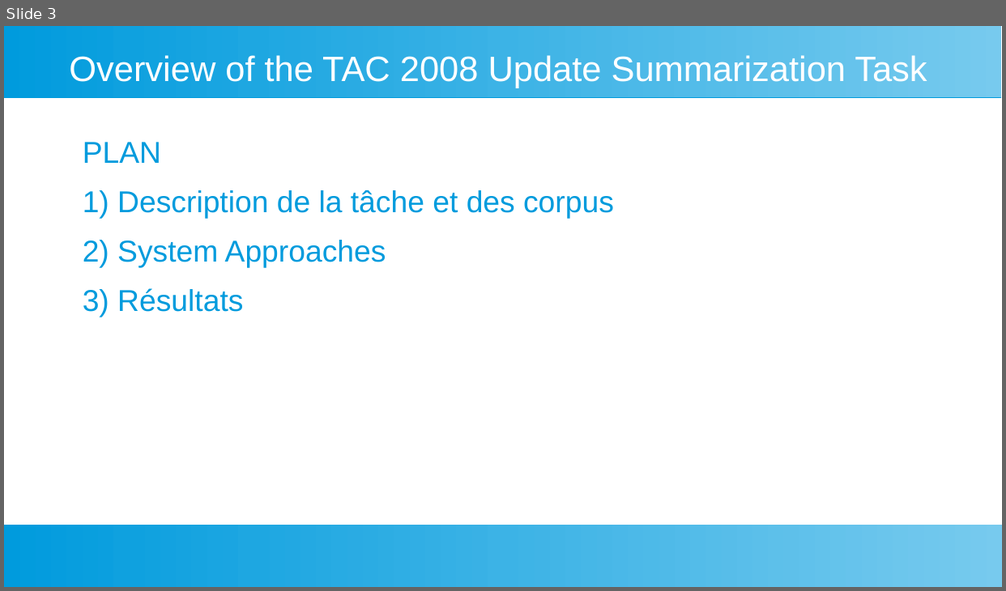
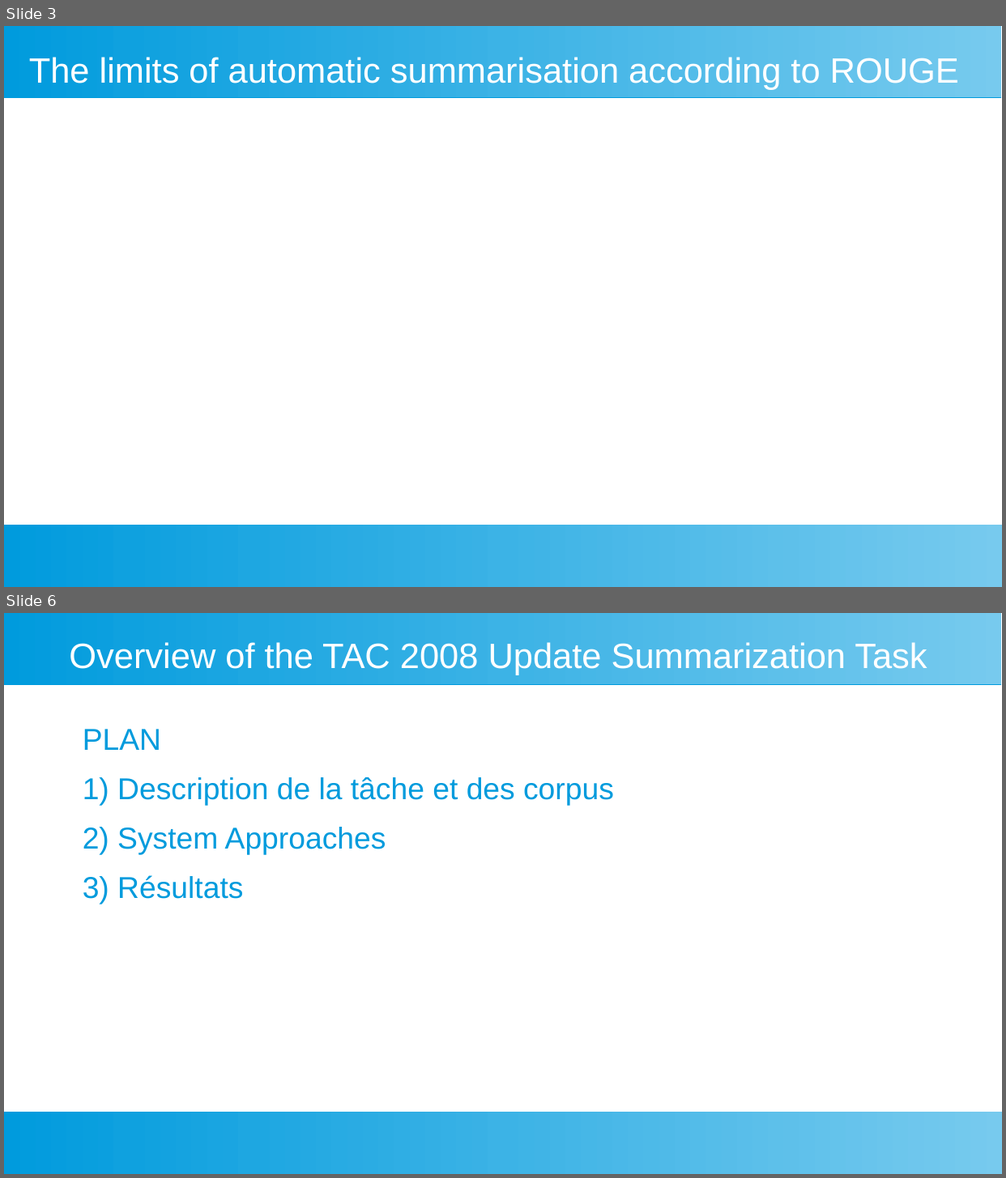
Before and after one commit to fannybachey/stage_2024, a slide deck: presentation/presentation_2.odp. Shown one above the other, each under a label of ours: slide 3 before the commit, slides 3 and 6 after it; the slides between them are not shown. The pictures are 1006x591 and 1006x1178 pixels, drawn with LibreOffice and Linux fonts; fonts in the diff are those of the drawing. Boxes give left, top, right and bottom in pixels: in the first picture for what was removed or moved away, otherwise in the second. Text is boxed around its words. In the diff, an @@ line names an element or a change of style, - is before the commit and + after.

```diff
--- a/presentation/presentation_2.odp
+++ b/presentation/presentation_2.odp
@@ slide 3 added at (x1=4, y1=26, x2=1002, y2=587), background #FFFFFF; not listed: 2 template elements that a slide beside it also shows @@
@@ title added at (x1=29, y1=57, x2=959, y2=90), 28 pt, text #FFFFFF @@
+The limits of automatic summarisation according to ROUGE
@@ what was slide 3 is now slide 6 @@
```
Also in this commit, not shown: 3 slides changed, 2 other slides added, 2 other files.
